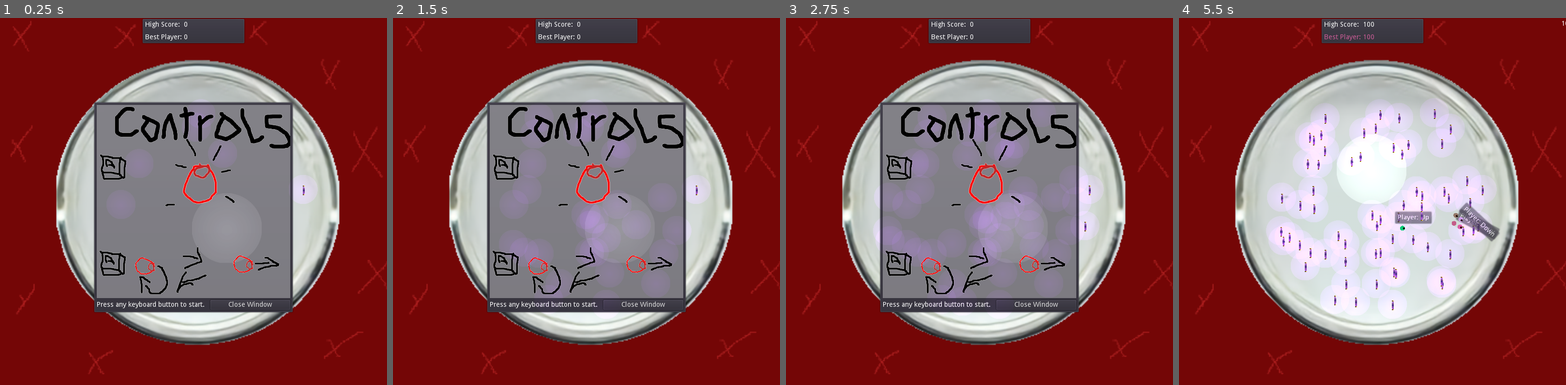
Above: before the commit, frames 1-4 (left to right).
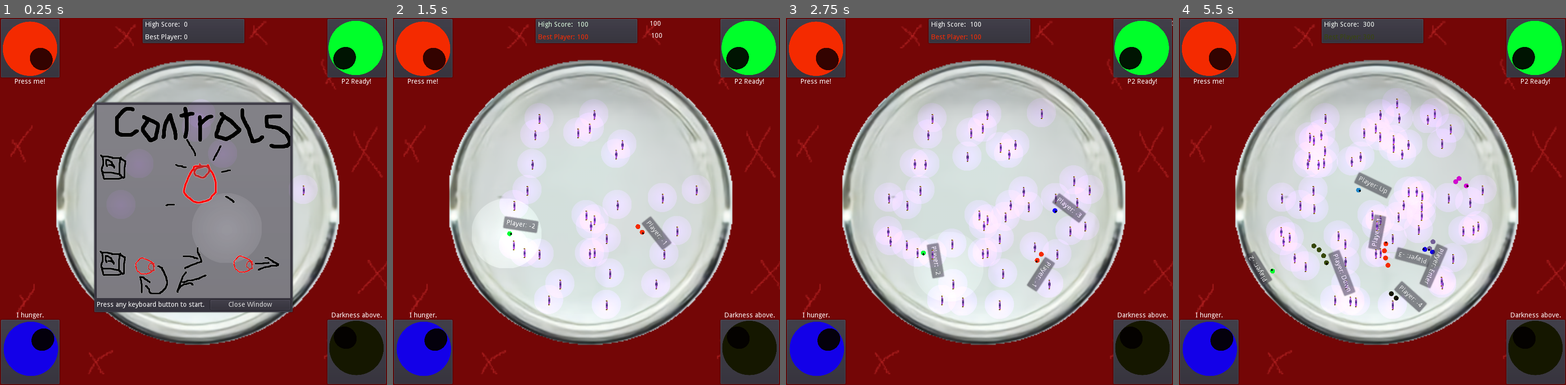
Above: after the commit, the same moments.

Repository: KaizNike/Wormies-Minus
Game: Godot game, scene res://src/Main/Main.tscn
Two runs of this game, one before a commit and one after it. Both use one fixed random seed, a clock stepped at 60 frames per second and the inputs below.
Inputs (mouse positions are in pixels of both pictures, inside the frame that each line leads up to):
- Up to frame 1 (0.25 s): no input
- Up to frame 2 (1.5 s): click (423, 47) at 0.52 s; click (749, 47) at 1.27 s
- Up to frame 3 (2.75 s): click (816, 348) at 2.02 s
- Up to frame 4 (5.5 s): click (1535, 348) at 2.77 s; tap Enter at 3.5 s; move the mouse to (1457, 183) at 3.52 s; press the mouse at (1457, 183) at 3.53 s; hold Up (ui_up) 3.53-4.28 s; move the mouse to (1295, 219) at 4.27 s; release the mouse at (1295, 219) at 4.28 s; hold Down (ui_down) 4.28-5.03 s; tap Middle mouse button (spawn_enemy) at 4.35 s; move the mouse to (1411, 120) at 5.02 s; press the mouse at (1411, 120) at 5.03 s; hold Up (ui_up) from 5.03 s (still down)

The runs differ from the first frame. In frame 1, 11% of the frame differs, in the area x 0-100%, y 0-100%; in frame 2, 40%; in frame 3, 40%; in frame 4, 17%.

Commit message:
Big Update!
- On Screen Buttons - Hopefully usable by phones

Diff:
--- a/Wormies Minus/project.godot
+++ b/Wormies Minus/project.godot
@@ -36,8 +36,7 @@
 
 move_1={
 "deadzone": 0.5,
-"events": [ Object(InputEventMouseButton,"resource_local_to_ …(179 unchanged characters)… or2( 0, 0 ),"factor":1.0,"button_index":1,"pressed":false,"doubleclick":false,"script":null)
-, Object(InputEventJoypadButton,"resource_local_to_scene":false,"resource_name":"","device":0,"button_index":0,"pressure":0.0,"pressed":false,"script":null)
+"events": [ Object(InputEventMouseButton,"resource_local_to_ …(179 unchanged characters)… or2( 0, 0 ),"factor":1.0,"button_index":8,"pressed":false,"doubleclick":false,"script":null)
  ]
 }
 spawn_enemy={
--- a/Wormies Minus/src/Actors/Player.gd
+++ b/Wormies Minus/src/Actors/Player.gd
@@ -28,10 +28,13 @@
 
 # Called when the node enters the scene tree for the first time.
 func _ready() -> void:
-	var a = randf()
-	var b = randf()
-	var c = randf()
-	color = Color(a, b, c, 1)
+	if get_parent().specialPlayer < 0:
+		pass
+	else:
+		var a = randf()
+		var b = randf()
+		var c = randf()
+		color = Color(a, b, c, 1)
 	var PlayerSprite = get_node("PlayerSprite")
 	PlayerSprite.self_modulate = color
 	$Polygons.modulate = color
@@ -113,8 +116,13 @@
 	pass # Replace with function body.
 
 func change_name(Id):
+	var Str = ""
 	if not ai_controlled:
-		$PanelContainer/Label.text = "Player: " + OS.get_scancode_string(button)
+		if button:
+			Str = OS.get_scancode_string(button)
+		else:
+			Str = get_parent().specialPlayer
+		$PanelContainer/Label.text = "Player: " + str(Str)
 		$PanelContainer.visible = true
 
 func _timer_callback():
--- a/Wormies Minus/src/Actors/PlayerFull.gd
+++ b/Wormies Minus/src/Actors/PlayerFull.gd
@@ -9,6 +9,7 @@
 var button
 var bodyLength = 0
 var id = 1
+var specialPlayer = 0
 var ai_controlled = false
 var first = false
 var score := 0
@@ -104,6 +105,12 @@
 
 	score = scoreTemp
 
+func change_movement():
+	if $Player.move == 1:
+		$Player.move = 0
+	elif $Player.move == 0:
+		$Player.move = 1
+
 
 func _on_PlayArea_body_exited(body: Node) -> void:
 	print(body)
--- a/Wormies Minus/src/Main/GameScene.gd
+++ b/Wormies Minus/src/Main/GameScene.gd
@@ -237,4 +237,185 @@
 	$SpawnLantern.visible = true
 	spawner_disabled = false
 	change_spawn_loc()
-	pass # Replace with function body.
+	pass # Replace with function body..
+
+
+func _on_P1Button_pressed():
+	var removeIndx = null
+	var count = 0
+	for worm in players:
+		if worm.scancode == -1:
+			if has_node(worm.node):
+				get_node(worm.node).change_movement()
+				return
+			else:
+				removeIndx = count
+		count += 1
+
+	if spawner_disabled:
+		return
+
+	if removeIndx:
+		players.remove(removeIndx)
+#		players.append(event.scancode)
+	var scene_instance = PlayerScene.instance()
+	if first == false:
+		first = true
+		get_parent().game_start()
+		$AudioStreamPlayer.play()
+		get_parent().get_node("UI").visible = false
+#			$Control.visible = false
+		scene_instance.first = true
+	playersNum += 1
+#		scene_instance.position = OS.get_window_size() / 2
+#		scene_instance.position = $SpawnLocation.position
+	scene_instance.position = $SpawnLantern.position
+	scene_instance.button = null
+	scene_instance.specialPlayer = -1
+	scene_instance.get_node("Player").color = Color("#ff2a00")
+	$PlayArea.connect("body_exited", scene_instance, "_on_PlayArea_body_exited")
+
+	add_child(scene_instance)
+	spawn_rand(scene_instance)
+	var new_worm = player.duplicate(true)
+	new_worm.scancode = -1
+	new_worm.node = scene_instance.get_path()
+	players.append(new_worm)
+	print(-1)
+	print(players)
+
+
+func _on_P2Button_pressed():
+	var removeIndx = null
+	var count = 0
+	for worm in players:
+		if worm.scancode == -2:
+			if has_node(worm.node):
+				get_node(worm.node).change_movement()
+				return
+			else:
+				removeIndx = count
+		count += 1
+
+	if spawner_disabled:
+		return
+
+	if removeIndx:
+		players.remove(removeIndx)
+#		players.append(event.scancode)
+	var scene_instance = PlayerScene.instance()
+	if first == false:
+		first = true
+		get_parent().game_start()
+		$AudioStreamPlayer.play()
+		get_parent().get_node("UI").visible = false
+#			$Control.visible = false
+		scene_instance.first = true
+	playersNum += 1
+#		scene_instance.position = OS.get_window_size() / 2
+#		scene_instance.position = $SpawnLocation.position
+	scene_instance.position = $SpawnLantern.position
+	scene_instance.button = null
+	scene_instance.specialPlayer = -2
+	scene_instance.get_node("Player").color = Color("#00ff2e")
+	$PlayArea.connect("body_exited", scene_instance, "_on_PlayArea_body_exited")
+
+	add_child(scene_instance)
+	spawn_rand(scene_instance)
+	var new_worm = player.duplicate(true)
+	new_worm.scancode = -2
+	new_worm.node = scene_instance.get_path()
+	players.append(new_worm)
+	print(-2)
+	print(players)
+	pass # Replace with function body.
+
+
+func _on_P3Button_pressed():
+	var removeIndx = null
+	var count = 0
+	for worm in players:
+		if worm.scancode == -3:
+			if has_node(worm.node):
+				get_node(worm.node).change_movement()
+				return
+			else:
+				removeIndx = count
+		count += 1
+
+	if spawner_disabled:
+		return
+
+	if removeIndx:
+		players.remove(removeIndx)
+#		players.append(event.scancode)
+	var scene_instance = PlayerScene.instance()
+	if first == false:
+		first = true
+		get_parent().game_start()
+		$AudioStreamPlayer.play()
+		get_parent().get_node("UI").visible = false
+#			$Control.visible = false
+		scene_instance.first = true
+	playersNum += 1
+#		scene_instance.position = OS.get_window_size() / 2
+#		scene_instance.position = $SpawnLocation.position
+	scene_instance.position = $SpawnLantern.position
+	scene_instance.button = null
+	scene_instance.specialPlayer = -3
+	scene_instance.get_node("Player").color = Color("#1400ff")
+	$PlayArea.connect("body_exited", scene_instance, "_on_PlayArea_body_exited")
+
+	add_child(scene_instance)
+	spawn_rand(scene_instance)
+	var new_worm = player.duplicate(true)
+	new_worm.scancode = -3
+	new_worm.node = scene_instance.get_path()
+	players.append(new_worm)
+	print(-3)
+	print(players)
+
+
+func _on_P4Button_pressed():
+	var removeIndx = null
+	var count = 0
+	for worm in players:
+		if worm.scancode == -4:
+			if has_node(worm.node):
+				get_node(worm.node).change_movement()
+				return
+			else:
+				removeIndx = count
+		count += 1
+
+	if spawner_disabled:
+		return
+
+	if removeIndx:
+		players.remove(removeIndx)
+#		players.append(event.scancode)
+	var scene_instance = PlayerScene.instance()
+	if first == false:
+		first = true
+		get_parent().game_start()
+		$AudioStreamPlayer.play()
+		get_parent().get_node("UI").visible = false
+#			$Control.visible = false
+		scene_instance.first = true
+	playersNum += 1
+#		scene_instance.position = OS.get_window_size() / 2
+#		scene_instance.position = $SpawnLocation.position
+	scene_instance.position = $SpawnLantern.position
+	scene_instance.button = null
+	scene_instance.specialPlayer = -4
+	scene_instance.get_node("Player").color = Color("#161700")
+	$PlayArea.connect("body_exited", scene_instance, "_on_PlayArea_body_exited")
+
+	add_child(scene_instance)
+	spawn_rand(scene_instance)
+	var new_worm = player.duplicate(true)
+	new_worm.scancode = -4
+	new_worm.node = scene_instance.get_path()
+	players.append(new_worm)
+	print(-4)
+	print(players)
--- a/Wormies Minus/src/Main/Main.tscn
+++ b/Wormies Minus/src/Main/Main.tscn
@@ -6,6 +6,12 @@
 [ext_resource path="res://src/Main/Main.gd" type="Script" id=4]
 [ext_resource path="res://Assets/feedingtime.wav" type="AudioStream" id=5]
 [ext_resource path="res://src/Main/ScoreUI.tscn" type="PackedScene" id=6]
+[ext_resource path="res://Assets/PlayerBody.png" type="Texture" id=7]
+[ext_resource path="res://src/Main/PivotPointP1.gd" type="Script" id=8]
+[ext_resource path="res://src/Main/PivotPointP2.gd" type="Script" id=9]
+[ext_resource path="res://src/Main/PivotPointP3.gd" type="Script" id=10]
+[ext_resource path="res://src/Main/PivotPointP4.gd" type="Script" id=11]
+[ext_resource path="res://Assets/PlayerHead.png" type="Texture" id=12]
 
 [node name="Main" type="Node"]
 script = ExtResource( 4 )
@@ -27,8 +33,185 @@
 
 [node name="ScoreUI" parent="." instance=ExtResource( 6 )]
 
+[node name="Touch" type="Control" parent="."]
+margin_right = 40.0
+margin_bottom = 40.0
+rect_min_size = Vector2( 125, 125 )
+
+[node name="VSplitContainer" type="VSplitContainer" parent="Touch"]
+margin_right = 40.0
+margin_bottom = 40.0
+dragger_visibility = 2
+
+[node name="PanelContainer" type="PanelContainer" parent="Touch/VSplitContainer"]
+margin_right = 125.0
+margin_bottom = 125.0
+rect_min_size = Vector2( 125, 125 )
+
+[node name="PivotPoint" type="Control" parent="Touch/VSplitContainer/PanelContainer"]
+margin_left = 7.0
+margin_top = 7.0
+margin_right = 118.0
+margin_bottom = 118.0
+rect_pivot_offset = Vector2( 55, 55 )
+script = ExtResource( 8 )
+
+[node name="P1Button" type="TextureButton" parent="Touch/VSplitContainer/PanelContainer/PivotPoint"]
+self_modulate = Color( 1, 0.164706, 0, 1 )
+margin_right = 112.5
+margin_bottom = 112.5
+rect_min_size = Vector2( 112.5, 112.5 )
+texture_normal = ExtResource( 12 )
+texture_pressed = ExtResource( 7 )
+expand = true
+
+[node name="Label" type="Label" parent="Touch/VSplitContainer"]
+margin_top = 125.0
+margin_right = 125.0
+margin_bottom = 139.0
+text = "Press me!"
+align = 1
+
+[node name="Touch2" type="Control" parent="."]
+anchor_left = 1.0
+anchor_right = 1.0
+margin_left = -125.0
+margin_bottom = 125.0
+rect_min_size = Vector2( 125, 125 )
+
+[node name="VSplitContainer" type="VSplitContainer" parent="Touch2"]
+margin_right = 40.0
+margin_bottom = 40.0
+collapsed = true
+dragger_visibility = 2
+
+[node name="PanelContainer" type="PanelContainer" parent="Touch2/VSplitContainer"]
+margin_right = 125.0
+margin_bottom = 125.0
+rect_min_size = Vector2( 125, 125 )
+
+[node name="PivotPointP2" type="Control" parent="Touch2/VSplitContainer/PanelContainer"]
+margin_left = 7.0
+margin_top = 7.0
+margin_right = 118.0
+margin_bottom = 118.0
+rect_pivot_offset = Vector2( 55, 55 )
+script = ExtResource( 9 )
+
+[node name="P2Button" type="TextureButton" parent="Touch2/VSplitContainer/PanelContainer/PivotPointP2"]
+self_modulate = Color( 0, 1, 0.180392, 1 )
+margin_right = 112.5
+margin_bottom = 112.5
+rect_min_size = Vector2( 112.5, 112.5 )
+texture_normal = ExtResource( 12 )
+texture_pressed = ExtResource( 7 )
+expand = true
+
+[node name="Label" type="Label" parent="Touch2/VSplitContainer"]
+margin_top = 125.0
+margin_right = 125.0
+margin_bottom = 139.0
+text = "P2 Ready!"
+align = 1
+
+[node name="Touch3" type="Control" parent="."]
+anchor_top = 1.0
+anchor_bottom = 1.0
+margin_top = -125.0
+margin_right = 125.0
+rect_min_size = Vector2( 125, 125 )
+
+[node name="VSplitContainer" type="VSplitContainer" parent="Touch3"]
+anchor_top = 1.0
+anchor_bottom = 1.0
+margin_top = -151.0
+margin_right = 125.0
+collapsed = true
+dragger_visibility = 2
+
+[node name="Label" type="Label" parent="Touch3/VSplitContainer"]
+margin_right = 125.0
+margin_bottom = 14.0
+text = "I hunger."
+align = 1
+
+[node name="PanelContainer" type="PanelContainer" parent="Touch3/VSplitContainer"]
+margin_top = 14.0
+margin_right = 125.0
+margin_bottom = 151.0
+rect_min_size = Vector2( 125, 125 )
+
+[node name="PivotPointP3" type="Control" parent="Touch3/VSplitContainer/PanelContainer"]
+margin_left = 7.0
+margin_top = 7.0
+margin_right = 118.0
+margin_bottom = 130.0
+rect_pivot_offset = Vector2( 55, 55 )
+script = ExtResource( 10 )
+
+[node name="P3Button" type="TextureButton" parent="Touch3/VSplitContainer/PanelContainer/PivotPointP3"]
+self_modulate = Color( 0.0784314, 0, 1, 1 )
+margin_right = 112.5
+margin_bottom = 112.5
+rect_min_size = Vector2( 112.5, 112.5 )
+texture_normal = ExtResource( 12 )
+texture_pressed = ExtResource( 7 )
+expand = true
+
+[node name="Touch4" type="Control" parent="."]
+anchor_left = 1.0
+anchor_top = 1.0
+anchor_right = 1.0
+anchor_bottom = 1.0
+margin_left = -125.0
+margin_top = -125.0
+rect_min_size = Vector2( 125, 125 )
+
+[node name="VSplitContainer" type="VSplitContainer" parent="Touch4"]
+anchor_left = 1.0
+anchor_top = 1.0
+anchor_right = 1.0
+anchor_bottom = 1.0
+margin_left = -125.0
+margin_top = -151.0
+collapsed = true
+dragger_visibility = 2
+
+[node name="Label" type="Label" parent="Touch4/VSplitContainer"]
+margin_right = 125.0
+margin_bottom = 14.0
+text = "Darkness above."
+align = 1
+
+[node name="PanelContainer" type="PanelContainer" parent="Touch4/VSplitContainer"]
+margin_top = 14.0
+margin_right = 125.0
+margin_bottom = 151.0
+rect_min_size = Vector2( 125, 125 )
+
+[node name="PivotPointP4" type="Control" parent="Touch4/VSplitContainer/PanelContainer"]
+margin_left = 7.0
+margin_top = 7.0
+margin_right = 118.0
+margin_bottom = 130.0
+rect_pivot_offset = Vector2( 55, 55 )
+script = ExtResource( 11 )
+
+[node name="P4Button" type="TextureButton" parent="Touch4/VSplitContainer/PanelContainer/PivotPointP4"]
+self_modulate = Color( 0.0862745, 0.0901961, 0, 1 )
+margin_right = 112.5
+margin_bottom = 112.5
+rect_min_size = Vector2( 112.5, 112.5 )
+texture_normal = ExtResource( 12 )
+texture_pressed = ExtResource( 7 )
+expand = true
+
 [connection signal="timeout" from="GameScene/EventDuration" to="." method="_on_EventDuration_timeout"]
 [connection signal="timeout" from="EventTimer" to="." method="_on_EventTimer_timeout"]
+[connection signal="pressed" from="Touch/VSplitContainer/PanelContainer/PivotPoint/P1Button" to="GameScene" method="_on_P1Button_pressed"]
+[connection signal="pressed" from="Touch2/VSplitContainer/PanelContainer/PivotPointP2/P2Button" to="GameScene" method="_on_P2Button_pressed"]
+[connection signal="pressed" from="Touch3/VSplitContainer/PanelContainer/PivotPointP3/P3Button" to="GameScene" method="_on_P3Button_pressed"]
+[connection signal="pressed" from="Touch4/VSplitContainer/PanelContainer/PivotPointP4/P4Button" to="GameScene" method="_on_P4Button_pressed"]
 
 [editable path="GameScene"]
 [editable path="ScoreUI"]
--- /dev/null
+++ b/Wormies Minus/src/Main/PivotPoint.gd
@@ -0,0 +1,17 @@
+extends Control
+
+
+# Declare member variables here. Examples:
+# var a = 2
+# var b = "text"
+
+
+# Called when the node enters the scene tree for the first time.
+func _ready():
+	rect_rotation = 40
+	pass # Replace with function body.
+
+
+# Called every frame. 'delta' is the elapsed time since the previous frame.
+#func _process(delta):
+#	pass
--- /dev/null
+++ b/Wormies Minus/src/Main/PivotPointP1.gd
@@ -0,0 +1,18 @@
+extends Control
+
+
+# Declare member variables here. Examples:
+# var a = 2
+# var b = "text"
+
+
+# Called when the node enters the scene tree for the first time.
+func _ready():
+
+	pass # Replace with function body.
+
+
+# Called every frame. 'delta' is the elapsed time since the previous frame.
+func _process(delta):
+	rect_rotation = 40
+	pass
--- /dev/null
+++ b/Wormies Minus/src/Main/PivotPointP2.gd
@@ -0,0 +1,17 @@
+extends Control
+
+
+# Declare member variables here. Examples:
+# var a = 2
+# var b = "text"
+
+
+# Called when the node enters the scene tree for the first time.
+func _ready():
+	pass # Replace with function body.
+
+
+# Called every frame. 'delta' is the elapsed time since the previous frame.
+func _process(delta):
+	rect_rotation = -225
+	pass
--- /dev/null
+++ b/Wormies Minus/src/Main/PivotPointP3.gd
@@ -0,0 +1,17 @@
+extends Control
+
+
+# Declare member variables here. Examples:
+# var a = 2
+# var b = "text"
+
+
+# Called when the node enters the scene tree for the first time.
+func _ready():
+	pass # Replace with function body.
+
+
+# Called every frame. 'delta' is the elapsed time since the previous frame.
+func _process(delta):
+	rect_rotation = -40
+	pass
--- /dev/null
+++ b/Wormies Minus/src/Main/PivotPointP4.gd
@@ -0,0 +1,17 @@
+extends Control
+
+
+# Declare member variables here. Examples:
+# var a = 2
+# var b = "text"
+
+
+# Called when the node enters the scene tree for the first time.
+func _ready():
+	pass # Replace with function body.
+
+
+# Called every frame. 'delta' is the elapsed time since the previous frame.
+func _process(delta):
+	rect_rotation = -140
+	pass
Not shown: 1 places in Wormies Minus/src/Main/Main.tscn that only renumber resources
Not shown, changed: README.md
